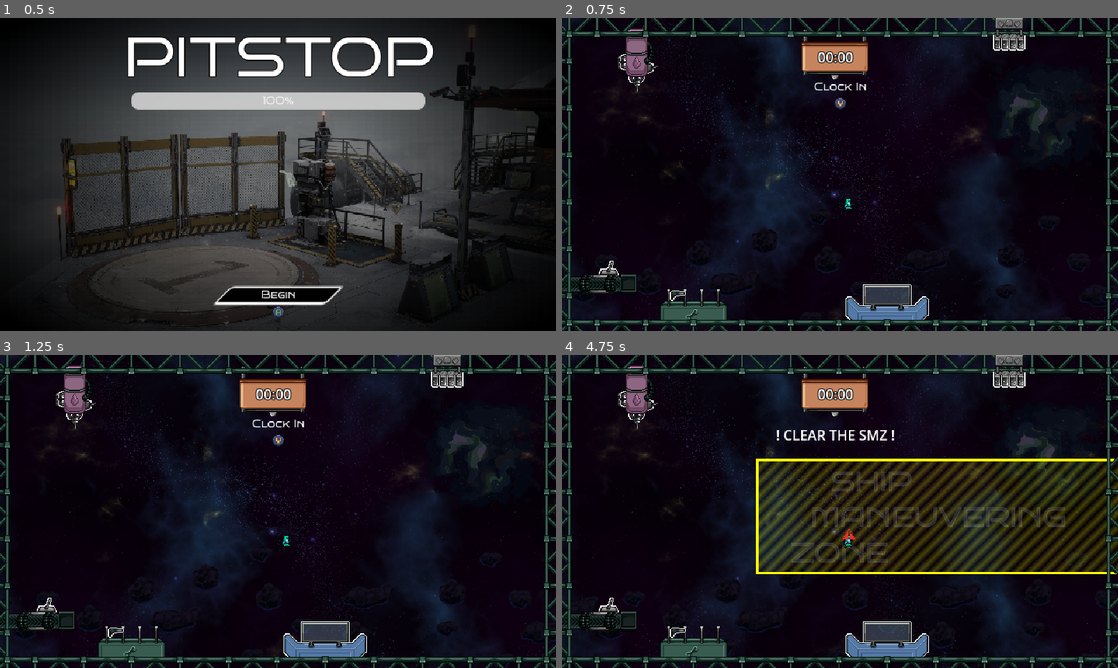
Above: before the commit, frames 1-4 (two rows, left to right).
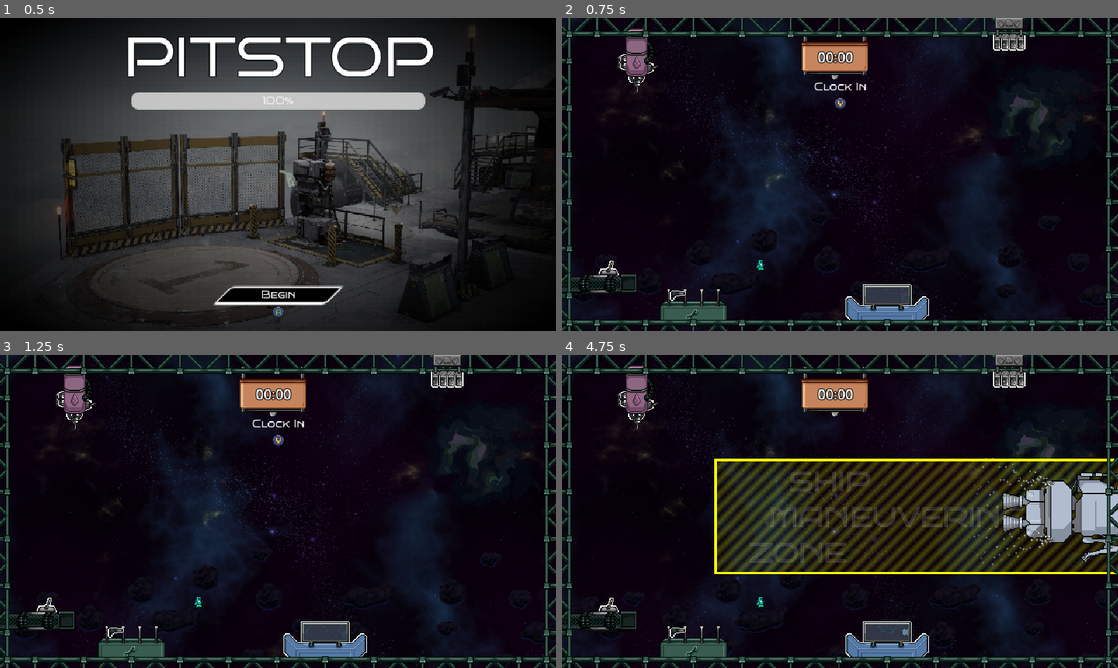
Above: after the commit, the same moments.

Repository: IMP1/pitstop
Game: Godot game, scene res://scenes/splash.tscn
Two runs of this game, one before a commit and one after it. Both use one fixed random seed, a clock stepped at 60 frames per second and the inputs below. Sound files missing from this copy of the repository are replaced by a short silence.
Inputs:
- Up to frame 1 (0.5 s): no input
- Up to frame 2 (0.75 s): click "Begin" at 0.5 s
- Up to frame 3 (1.25 s): no input
- Up to frame 4 (4.75 s): hold Right (ui_right) 1.28-2.03 s; hold T (vote_DEVICE) 1.28-2.03 s; hold Left (ui_left) 2.03-2.78 s; tap T (vote_DEVICE) at 2.1, 3.6 s; hold T (vote_DEVICE) 2.78-3.53 s; hold Right (ui_right) 2.78-4.28 s; hold Left (ui_left) from 4.28 s (still down); hold T (vote_DEVICE) from 4.28 s (still down)

Frame 1 is identical in both runs. In frame 2, less than 0.1% of the frame differs, in the area x 34-53%, y 57-82%; in frame 3, less than 0.1%; in frame 4, 7.6%, in the area x 27-100%, y 24-90%.

Commit message:
Add player shadow on ship sprite

Diff:
--- a/project/objects/player.gd
+++ b/project/objects/player.gd
@@ -24,6 +24,7 @@
 @onready var _interaction_range := $InteractionRange as Area2D
 @onready var _grab_range := $GrabRange as Area2D
 @onready var _sprite := $Sprite2D as Sprite2D
+@onready var _shadow := $Sprite2D/Shadow as Sprite2D
 @onready var _held_tool_pivot := $HeldToolPivot as Node2D
 @onready var _held_tools := $HeldToolPivot/HeldTool as Node2D
 @onready var _jetpack_audio := $Jetpack/Audio as AudioStreamPlayer2D
@@ -36,6 +37,7 @@
 
 func set_sprite(tex: Texture2D) -> void:
 	_sprite.texture = tex
+	_shadow.texture = tex
 
 
 func set_colour(new_colour: Color) -> void:
@@ -172,9 +174,11 @@
 	var motion_direction := velocity.normalized()
 	if movement.x < 0:
 		_sprite.flip_h = true
+		_shadow.flip_h = true
 		_held_tool_pivot.scale.x = -1
 	if movement.x > 0:
 		_sprite.flip_h = false
+		_shadow.flip_h = false
 		_held_tool_pivot.scale.x = 1
 	if movement != Vector2.ZERO:
 		accellerated.emit(position, -movement * PROPULSION_PARTICLE_SPEED, 30, colour)
--- a/project/objects/player.tscn
+++ b/project/objects/player.tscn
@@ -13,6 +13,9 @@
 [sub_resource type="AtlasTexture" id="AtlasTexture_0x146"]
 atlas = ExtResource("2_qw6so")
 region = Rect2(0, 0, 16, 16)
+
+[sub_resource type="CanvasItemMaterial" id="CanvasItemMaterial_f8o3n"]
+light_mode = 2
 
 [sub_resource type="CircleShape2D" id="CircleShape2D_liy3i"]
 radius = 11.0
@@ -49,6 +52,15 @@
 
 [node name="Sprite2D" type="Sprite2D" parent="."]
 position = Vector2(-1, -3)
+texture = SubResource("AtlasTexture_0x146")
+
+[node name="Shadow" type="Sprite2D" parent="Sprite2D"]
+self_modulate = Color(0, 0, 0, 0.752941)
+show_behind_parent = true
+light_mask = 2
+visibility_layer = 2
+material = SubResource("CanvasItemMaterial_f8o3n")
+position = Vector2(5, 4)
 texture = SubResource("AtlasTexture_0x146")
 
 [node name="GrabRange" type="Area2D" parent="."]
--- a/project/objects/ship.tscn
+++ b/project/objects/ship.tscn
@@ -16,3 +16,7 @@
 [node name="Components" type="Node2D" parent="."]
 
 [node name="Thrusters" type="Node2D" parent="."]
+
+[node name="ShadowSurface" type="PointLight2D" parent="."]
+rotation = 1.5708
+blend_mode = 2
--- a/project/scenes/game.tscn
+++ b/project/scenes/game.tscn
@@ -658,8 +658,7 @@
 axis_stretch_vertical = 2
 
 [node name="ShipManeuveringZone" type="Area2D" parent="Shipyard"]
-visible = false
-position = Vector2(461, 187)
+position = Vector2(413, 187)
 collision_layer = 64
 collision_mask = 12
 script = ExtResource("28_fd3n4")
@@ -691,9 +690,9 @@
 anchors_preset = 5
 anchor_left = 0.5
 anchor_right = 0.5
-offset_left = -215.0
+offset_left = -167.0
 offset_top = -107.0
-offset_right = -78.0
+offset_right = -30.0
 offset_bottom = -81.0
 grow_horizontal = 2
 text = "! CLEAR THE SMZ !"
@@ -1071,10 +1070,10 @@
 position = Vector2(56, -1)
 
 [node name="Ship" type="Node2D" parent="."]
-position = Vector2(364, 186)
+position = Vector2(316, 186)
 
 [node name="TestShip" parent="Ship" instance=ExtResource("12_u0tyq")]
-position = Vector2(446, -149)
+position = Vector2(494, -149)
 repair_reward = 400.0
 time_limit = 50.0
 early_bonus = 10.0
@@ -1157,12 +1156,18 @@
 [node name="RCS2" type="Node2D" parent="Ship/TestShip/Thrusters" index="1"]
 position = Vector2(-72, 26)
 
+[node name="ShadowSurface" parent="Ship/TestShip" index="5"]
+light_mask = 2
+visibility_layer = 2
+range_item_cull_mask = 2
+texture = ExtResource("48_x2dq4")
+
 [node name="Particles" type="Node2D" parent="."]
 
 [node name="Players" type="Node2D" parent="."]
 
 [node name="1" parent="Players" instance=ExtResource("3_8ujh1")]
-position = Vector2(330, 217)
+position = Vector2(229, 287)
 device_id = 0
 
 [node name="LooseTools" type="Node2D" parent="."]
--- a/project/scenes/settings.tscn
+++ b/project/scenes/settings.tscn
@@ -15,23 +15,21 @@
 anchors_preset = 5
 anchor_left = 0.5
 anchor_right = 0.5
-offset_left = -40.0
-offset_top = 82.0
-offset_right = 48.0
-offset_bottom = 150.0
+offset_left = -233.0
+offset_top = 35.0
+offset_right = 240.0
+offset_bottom = 113.0
 grow_horizontal = 2
 
 [node name="TabContainer" type="TabContainer" parent="."]
 layout_mode = 1
-anchors_preset = 8
-anchor_left = 0.5
-anchor_top = 0.5
-anchor_right = 0.5
-anchor_bottom = 0.5
-offset_left = -251.0
-offset_top = -112.0
-offset_right = 225.0
-offset_bottom = 124.0
+anchors_preset = -1
+anchor_right = 1.0
+anchor_bottom = 1.0
+offset_left = 68.0
+offset_top = 150.0
+offset_right = -64.0
+offset_bottom = -47.0
 grow_horizontal = 2
 grow_vertical = 2
 
Not shown: 1 places in project/objects/player.tscn that only renumber resources
